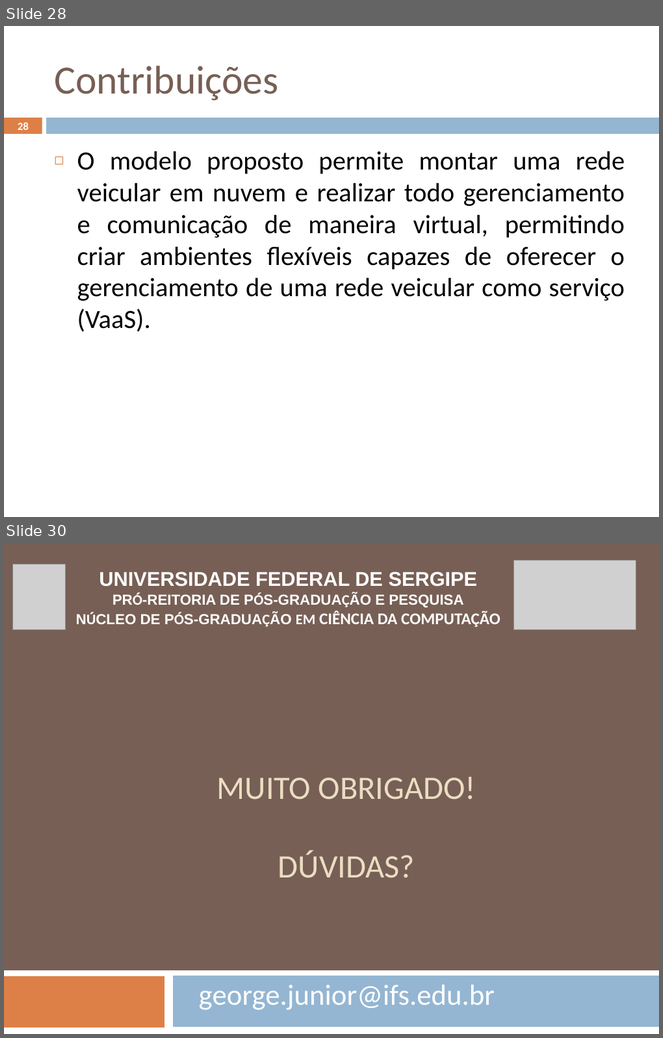
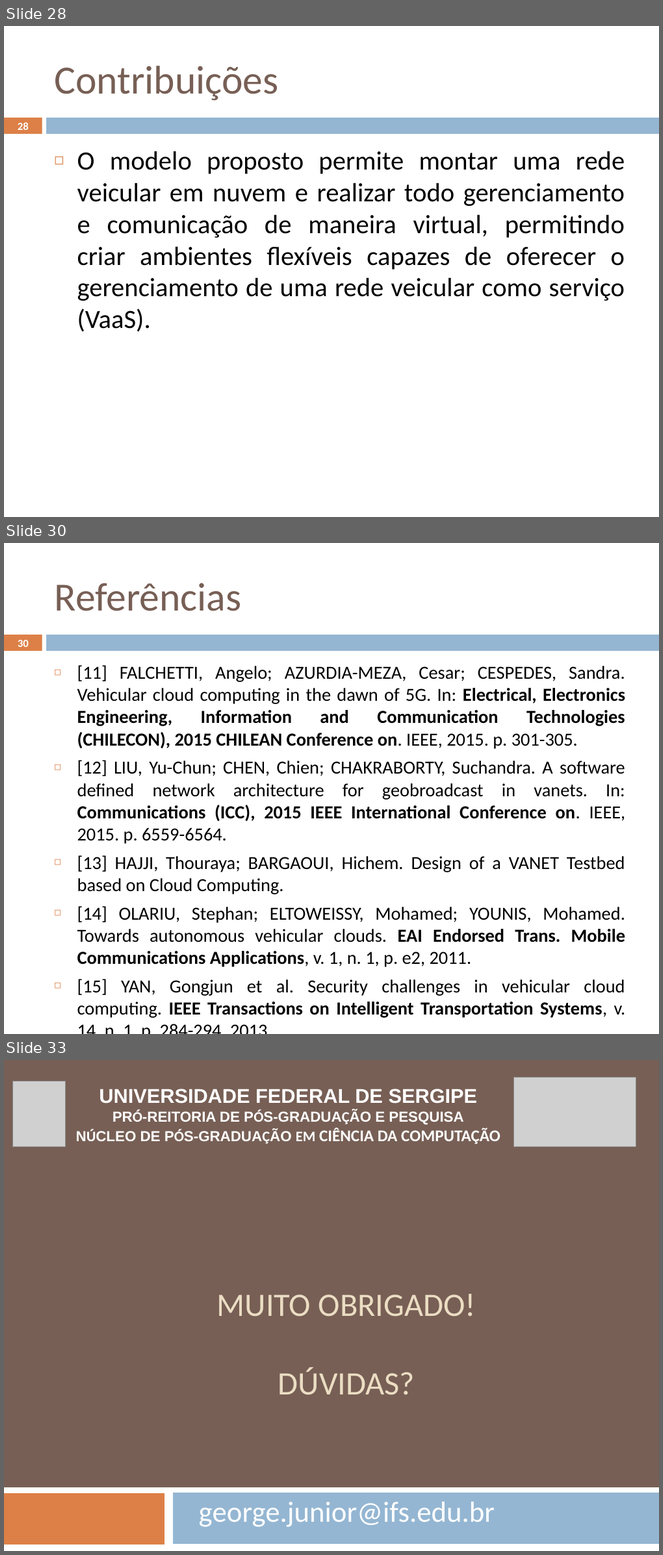
Before and after one commit to geoleite/Mestrado, a slide deck: Apresentacao/ApresentaçãoV1.pptx. Shown one above the other, each under a label of ours: slides 28 and 30 before the commit, slides 28, 30 and 33 after it; the slides between them are not shown. The pictures are 663x1038 and 663x1555 pixels, drawn with LibreOffice and Linux fonts; fonts in the diff are those of the drawing; grey boxes stand for pictures. Boxes give left, top, right and bottom in pixels: in the first picture for what was removed or moved away, otherwise in the second. Text is boxed around its words. In the diff, an @@ line names an element or a change of style, - is before the commit and + after.

```diff
--- a/Apresentacao/ApresentaçãoV1.pptx
+++ b/Apresentacao/ApresentaçãoV1.pptx
@@ slide 30 added at bbox=[4, 543, 659, 1034], background #FFFFFF; not listed: 2 template elements that a slide beside it also shows @@
@@ title added at bbox=[55, 583, 242, 611], 44 pt, text #775F55 @@
+Referências
@@ page number added at bbox=[18, 640, 29, 647], 12 pt, text #FFFFFF, bold @@
+30
@@ text added at bbox=[77, 665, 626, 1018], 20.3 pt, text #000000 @@
+◻ [11] FALCHETTI, Angelo; AZURDIA-MEZA, Cesar; CESPEDES, Sandra. Vehicular cloud computing in the dawn of 5G. In: Electrical, Electronics Engineering, Information and Communication Technologies (CHILECON), 2015 CHILEAN Conference on. IEEE, 2015. p. 301-305.
+◻ [12] LIU, Yu-Chun; CHEN, Chien; CHAKRABORTY, Suchandra. A software defined network architecture for geobroadcast in vanets. In: Communications (ICC), 2015 IEEE International Conference on. IEEE, 2015. p. 6559-6564.
+◻ [13] HAJJI, Thouraya; BARGAOUI, Hichem. Design of a VANET Testbed based on Cloud Computing.
+◻ [14] OLARIU, Stephan; ELTOWEISSY, Mohamed; YOUNIS, Mohamed. Towards autonomous vehicular clouds. EAI Endorsed Trans. Mobile Communications Applications, v. 1, n. 1, p. e2, 2011.
+◻ [15] YAN, Gongjun et al. Security challenges in vehicular cloud computing. IEEE Transactions on Intelligent Transportation Systems, v. 14, n. 1, p. 284-294, 2013.
@@ what was slide 30 is now slide 33 @@
```
Also in this commit, not shown: 9 slides changed, 3 other slides added, 1 slide removed, 18 other files.
